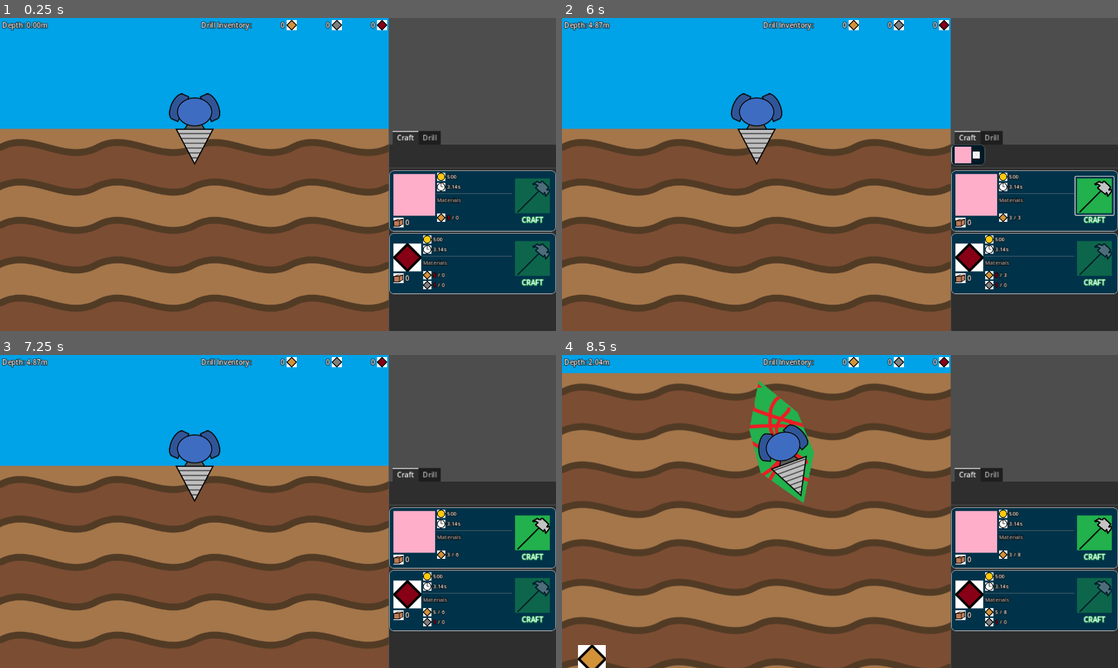
Above: before the commit, frames 1-4 (two rows, left to right).
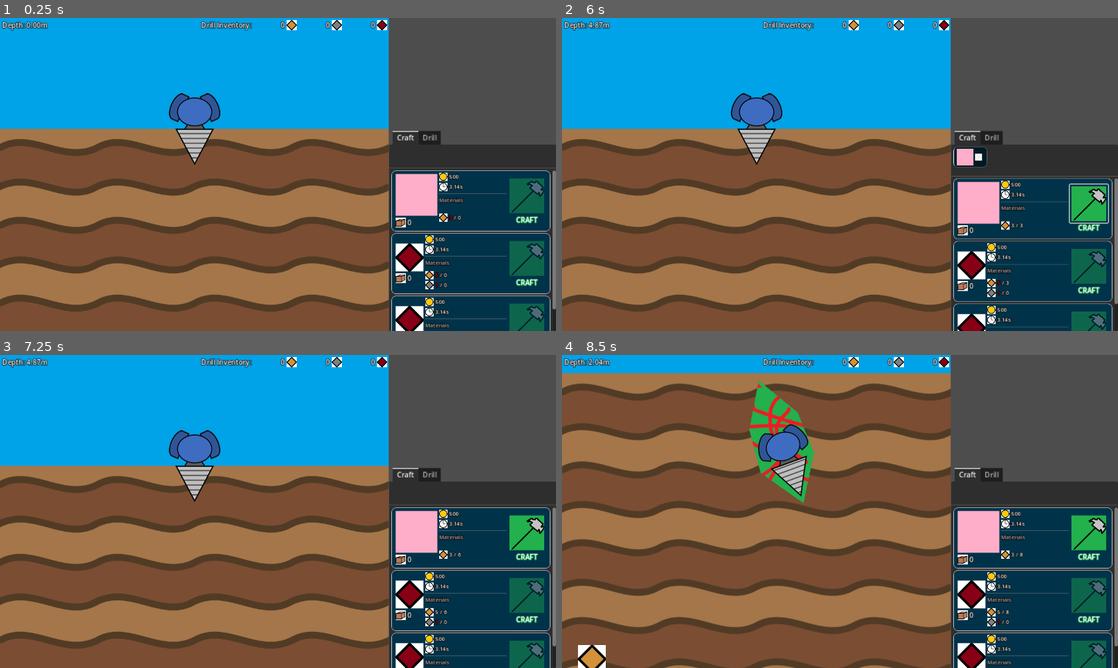
Above: after the commit, the same moments.

Repository: aNotSoCleverName/mechanicore
Game: Godot game, scene res://Main.tscn
Same seed, same stepped clock (60 frames per second), same inputs: the game is played once before the commit and once after it.
Inputs (mouse positions are in pixels of both pictures, inside the frame that each line leads up to; where the layout moved, square brackets give the same spot in the first picture):
- Up to frame 1 (0.25 s): no input
- Up to frame 2 (6 s): tap Enter (ui_accept) at 0.5, 0.77, 1.52, 2.75, 3.02, 3.77, 4.52 s; hold Right (ui_right) 0.53-1.28 s; tap R every 0.75 s from 0.6 to 5.1 s; hold Left (ui_left) 1.28-2.03 s; hold Right (ui_right) 2.03-3.53 s; hold Left (ui_left) 3.53-5.75 s; click (1090, 196) [1095, 196] at 5.75 s
- Up to frame 3 (7.25 s): click (417, 492) at 6.5 s
- Up to frame 4 (8.5 s): tap Enter (ui_accept) at 7.25, 7.52, 8.27 s; hold Right (ui_right) from 7.28 s (still down); tap R at 7.35, 8.1 s

The runs differ from the first frame. In frame 1, 5.8% of the frame differs, in the area x 70-100%, y 48-100%; in frame 2, 9.0%, in the area x 70-100%, y 40-100%; in frame 3, 5.9%; in frame 4, 5.9%.

Commit message:
Added scroll container and margin container to crafting menu

Diff:
--- a/Base/Base.gd
+++ b/Base/Base.gd
@@ -46,5 +46,5 @@
 	SignalBus_Base.update_ore_inventory.emit(Base.ores);	# This triggers the code that checks if craft item text should be red/white depending on stock
 
 	# Initiate craftItems
-	for craftItemNode: CraftItemNode in $"Menu/Craft/Craft Items".get_children() as Array[CraftItemNode]:
+	for craftItemNode: CraftItemNode in $"Menu/Craft/ScrollContainer2/MarginContainer/Craft Items".get_children() as Array[CraftItemNode]:
 		Base.craftItems[craftItemNode.craftItem] = 0;
--- a/Base/Base.tscn
+++ b/Base/Base.tscn
@@ -48,24 +48,54 @@
 layout_mode = 2
 metadata/_tab_index = 0
 
-[node name="Queue" type="HBoxContainer" parent="Menu/Craft"]
+[node name="ScrollContainer" type="ScrollContainer" parent="Menu/Craft"]
 custom_minimum_size = Vector2(0, 48)
 layout_mode = 2
-size_flags_vertical = 0
+vertical_scroll_mode = 0
+
+[node name="MarginContainer" type="MarginContainer" parent="Menu/Craft/ScrollContainer"]
+layout_mode = 2
+size_flags_horizontal = 3
+size_flags_vertical = 3
+theme_override_constants/margin_left = 5
+theme_override_constants/margin_top = 5
+theme_override_constants/margin_right = 5
+theme_override_constants/margin_bottom = 5
+
+[node name="Queue" type="HBoxContainer" parent="Menu/Craft/ScrollContainer/MarginContainer"]
+layout_mode = 2
+size_flags_horizontal = 3
+size_flags_vertical = 3
 script = ExtResource("2_muuji")
 
 [node name="HSeparator" type="HSeparator" parent="Menu/Craft"]
 layout_mode = 2
 
-[node name="Craft Items" type="VBoxContainer" parent="Menu/Craft"]
+[node name="ScrollContainer2" type="ScrollContainer" parent="Menu/Craft"]
 layout_mode = 2
 size_flags_vertical = 3
 
-[node name="Craft Item" parent="Menu/Craft/Craft Items" instance=ExtResource("1_6eggy")]
+[node name="MarginContainer" type="MarginContainer" parent="Menu/Craft/ScrollContainer2"]
+layout_mode = 2
+size_flags_horizontal = 3
+size_flags_vertical = 3
+theme_override_constants/margin_left = 5
+theme_override_constants/margin_right = 5
+
+[node name="Craft Items" type="VBoxContainer" parent="Menu/Craft/ScrollContainer2/MarginContainer"]
+layout_mode = 2
+size_flags_horizontal = 3
+size_flags_vertical = 3
+
+[node name="Craft Item" parent="Menu/Craft/ScrollContainer2/MarginContainer/Craft Items" instance=ExtResource("1_6eggy")]
 layout_mode = 2
 craftItem = ExtResource("4_1pni4")
 
-[node name="Craft Item2" parent="Menu/Craft/Craft Items" instance=ExtResource("1_6eggy")]
+[node name="Craft Item2" parent="Menu/Craft/ScrollContainer2/MarginContainer/Craft Items" instance=ExtResource("1_6eggy")]
+layout_mode = 2
+craftItem = SubResource("Resource_hecib")
+
+[node name="Craft Item3" parent="Menu/Craft/ScrollContainer2/MarginContainer/Craft Items" instance=ExtResource("1_6eggy")]
 layout_mode = 2
 craftItem = SubResource("Resource_hecib")
 
@@ -75,4 +105,4 @@
 metadata/_tab_index = 1
 
 [connection signal="tree_entered" from="." to="." method="_on_tree_entered"]
-[connection signal="tree_entered" from="Menu/Craft/Queue" to="Menu/Craft/Queue" method="_on_tree_entered"]
+[connection signal="tree_entered" from="Menu/Craft/ScrollContainer/MarginContainer/Queue" to="Menu/Craft/ScrollContainer/MarginContainer/Queue" method="_on_tree_entered"]
--- a/Base/Menu/Craft/Queue/Craft Item Queued.tscn
+++ b/Base/Menu/Craft/Queue/Craft Item Queued.tscn
@@ -15,6 +15,7 @@
 custom_minimum_size = Vector2(78, 48)
 offset_right = 72.0
 offset_bottom = 48.0
+size_flags_vertical = 0
 theme_override_styles/panel = ExtResource("1_5ircq")
 script = ExtResource("1_eu14e")
 
